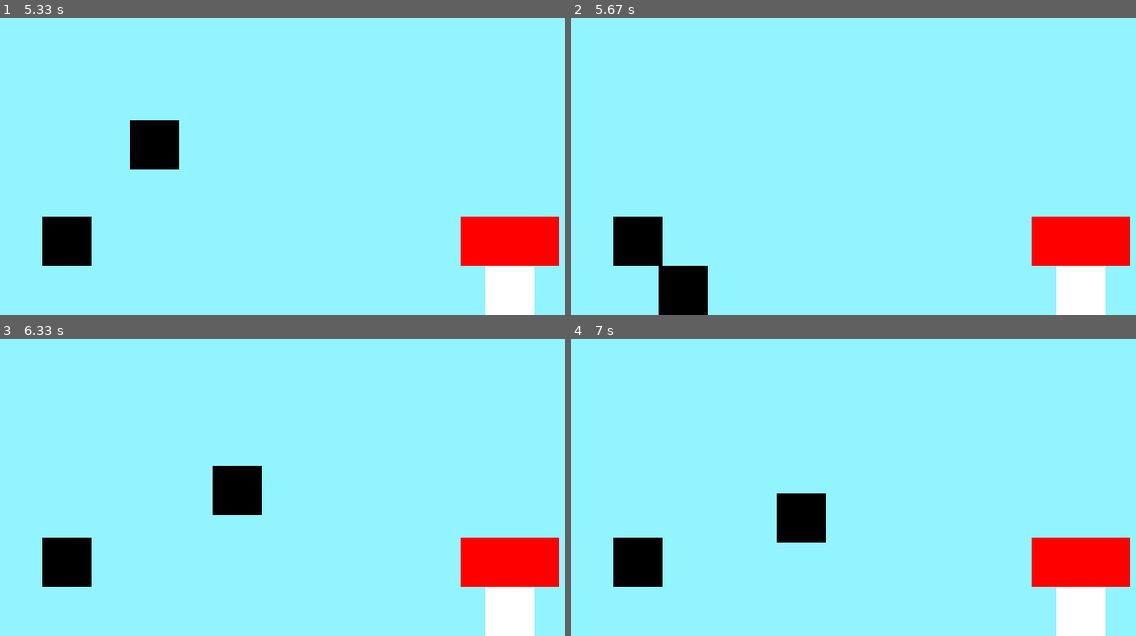
Above: before the commit, frames 1-4 (two rows, left to right).
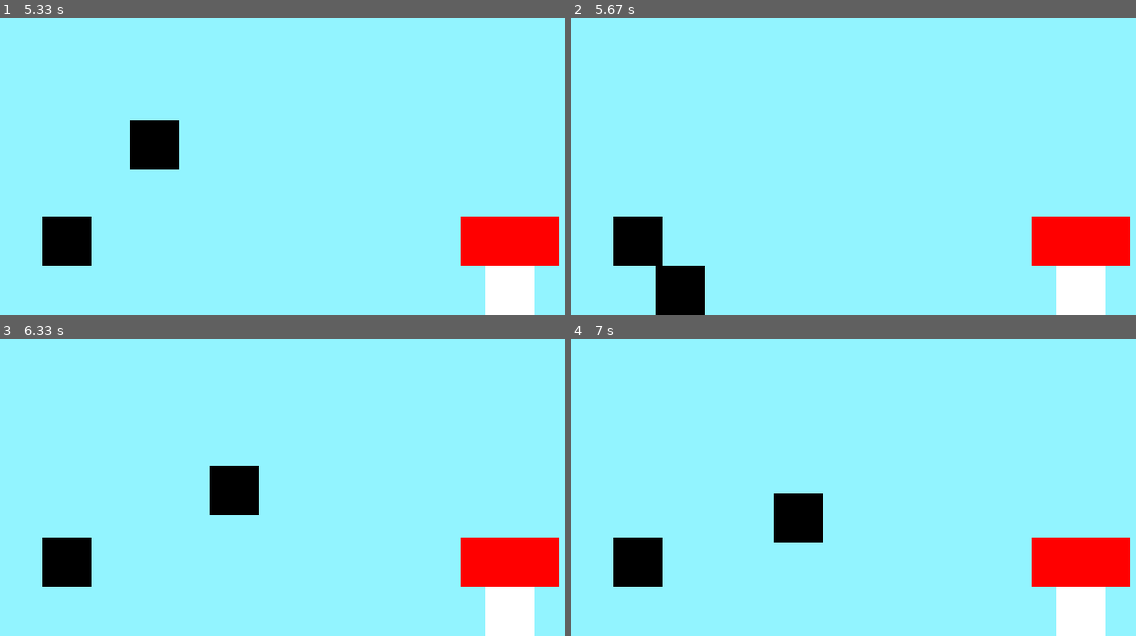
Above: after the commit, the same moments.

Repository: Jobjob321/Pygame-Platformer
Game: pygame game, started from main.py
Two runs of this game, one before a commit and one after it. Both use one fixed random seed, a clock stepped at 60 frames per second and the inputs below.
Inputs:
- Up to frame 1 (5.33 s): hold Left 0.33-0.87 s; hold Left 0.9-1.3 s; hold Right 1.33-1.97 s; hold Left 2-2.47 s; hold Right 2.5-2.97 s; hold Right 3-3.47 s; hold Left 3.5-4.03 s; tap Space at 3.57, 3.87, 4.13, 4.43, 4.57, 4.87, 5.23 s; hold Left 4.07-4.47 s; hold Right 4.5-5.13 s; hold Left from 5.17 s (still down)
- Up to frame 2 (5.67 s): tap Space at 5.53 s; release Left at 5.63 s
- Up to frame 3 (6.33 s): hold Right 5.67-6.13 s; tap Space at 5.73, 6.03, 6.23 s; hold Right from 6.17 s (still down)
- Up to frame 4 (7 s): tap Space at 6.53, 6.73 s; release Right at 6.63 s; hold Left from 6.67 s (still down)

Frame 1 is identical in both runs. In frame 2, 0.2% of the frame differs, in the area x 14-25%, y 83-100%; in frame 3, 0.2%; in frame 4, 0.2%.

Commit message:
Fixed issue where you are stuck in a corner of an object

Diff:
--- a/main.py
+++ b/main.py
@@ -77,14 +77,14 @@
                     applyGravity = False
                     player.y_momentum = 0
                     CanJump = True
-            if abs(object_bottom - player.position.y) < collision_tolerance:
+            elif abs(object_bottom - player.position.y) < collision_tolerance:
                 if player.y_momentum < 0:
                     player.y_momentum = 0
                 applyGravity = True
-            if abs(object_right - player.position.x) < collision_tolerance:
+            elif abs(object_right - player.position.x) < collision_tolerance:
                 if (xbefore - player.position.x) > 0:
                     player.position.x = object_right
-            if abs(object.x - player_right) < collision_tolerance:
+            elif abs(object.x - player_right) < collision_tolerance:
                 if (xbefore - player.position.x) < 0:
                     player.position.x = object.x - 50
 
